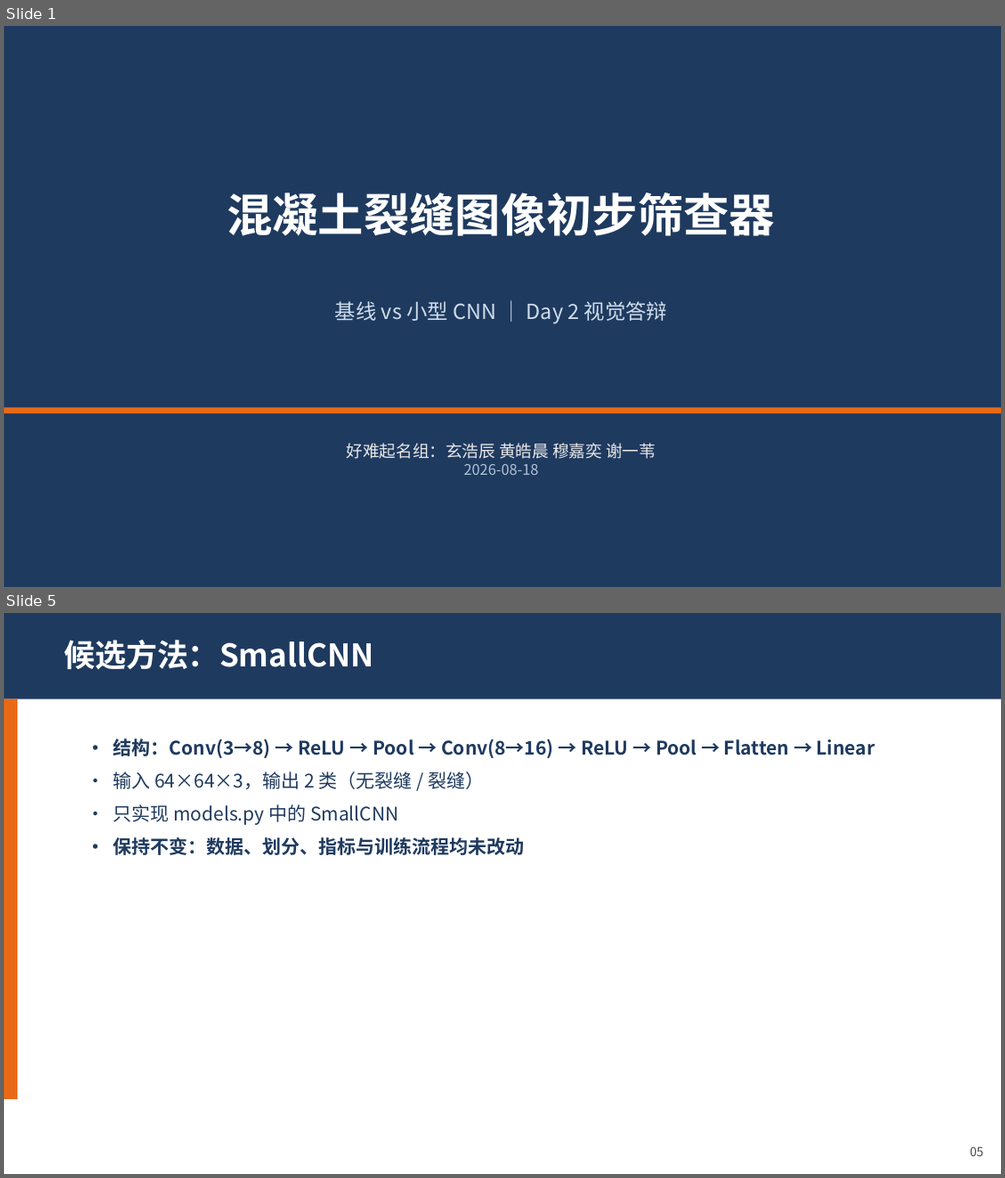
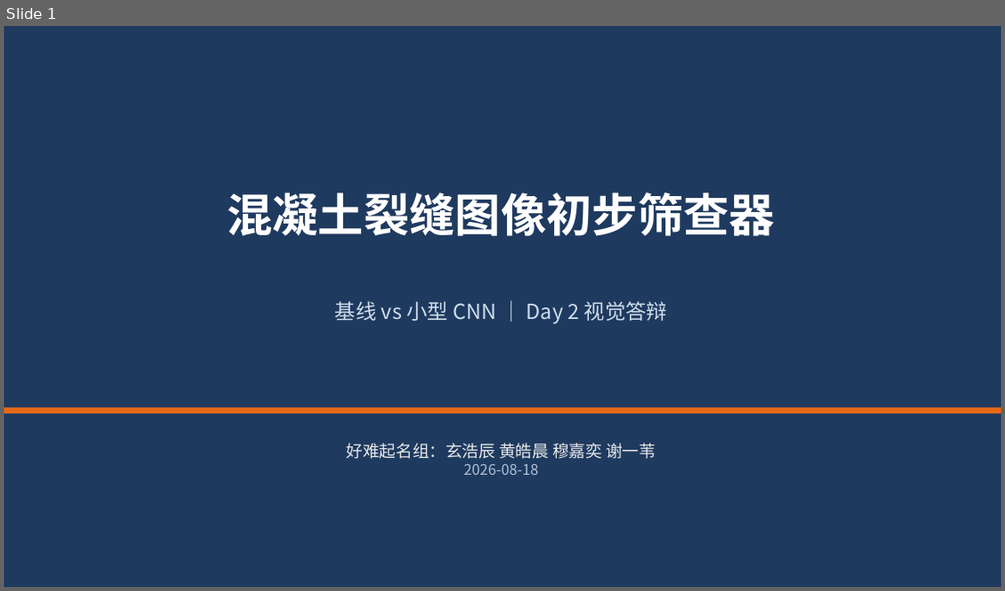
Before and after one commit to tissuefish/ai-camp-2026-d2-xuanhaochen-u202410766, a slide deck: presentation.pptx. Shown one above the other, each under a label of ours: slides 1 and 5 before the commit, slide 1 after it; the slides between them are not shown. The pictures are 1005x1178 and 1005x591 pixels, drawn with LibreOffice and Linux fonts; fonts in the diff are those of the drawing. Boxes give left, top, right and bottom in pixels: in the first picture for what was removed or moved away, otherwise in the second. Text is boxed around its words. In the diff, an @@ line names an element or a change of style, - is before the commit and + after.

```diff
--- a/presentation.pptx
+++ b/presentation.pptx
@@ slide 5 removed at bbox=[4, 613, 1001, 1174], background #FFFFFF @@
@@ rectangle removed at bbox=[4, 613, 1001, 699] @@
@@ text removed at bbox=[64, 640, 374, 669] @@
-候选方法：SmallCNN
@@ rectangle removed at bbox=[4, 699, 17, 1099] @@
@@ text removed at bbox=[113, 738, 874, 855] @@
-• 结构：Conv(3→8) → ReLU → Pool → Conv(8→16) → ReLU → Pool → Flatten → Linear
-• 输入 64×64×3，输出 2 类（无裂缝 / 裂缝）
-• 只实现 models.py 中的 SmallCNN
-• 保持不变：数据、划分、指标与训练流程均未改动
@@ text removed at bbox=[970, 1146, 984, 1156] @@
-05
```
Also in this commit, not shown: 4 slides changed, 5 other slides removed.
